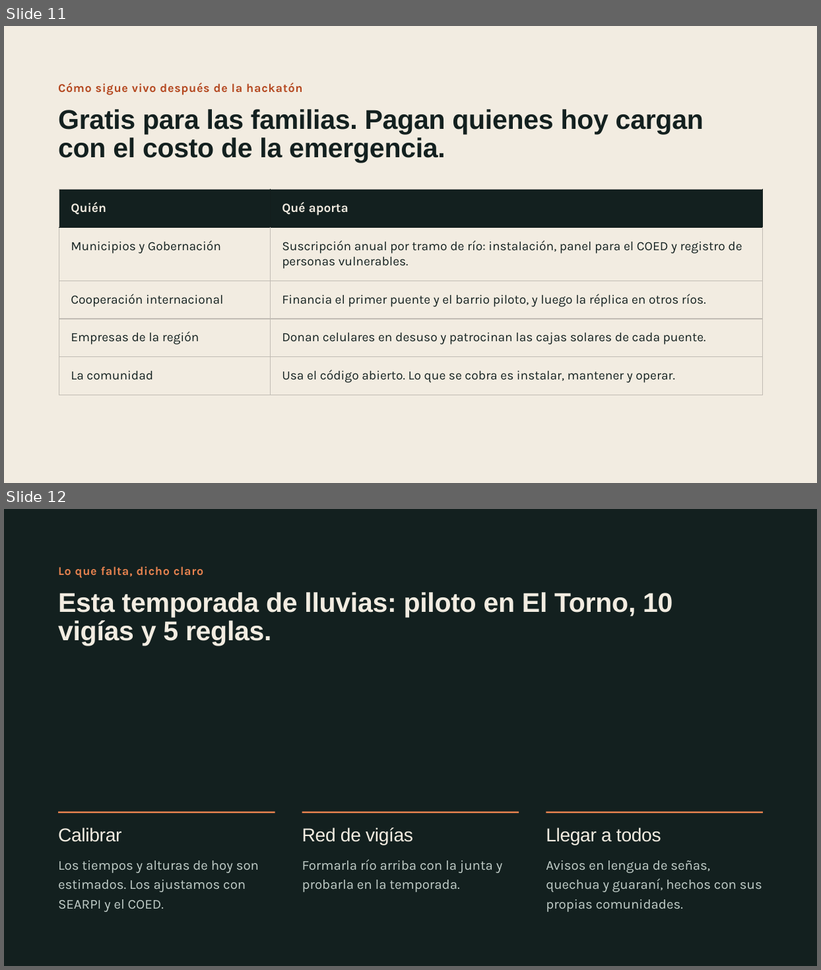
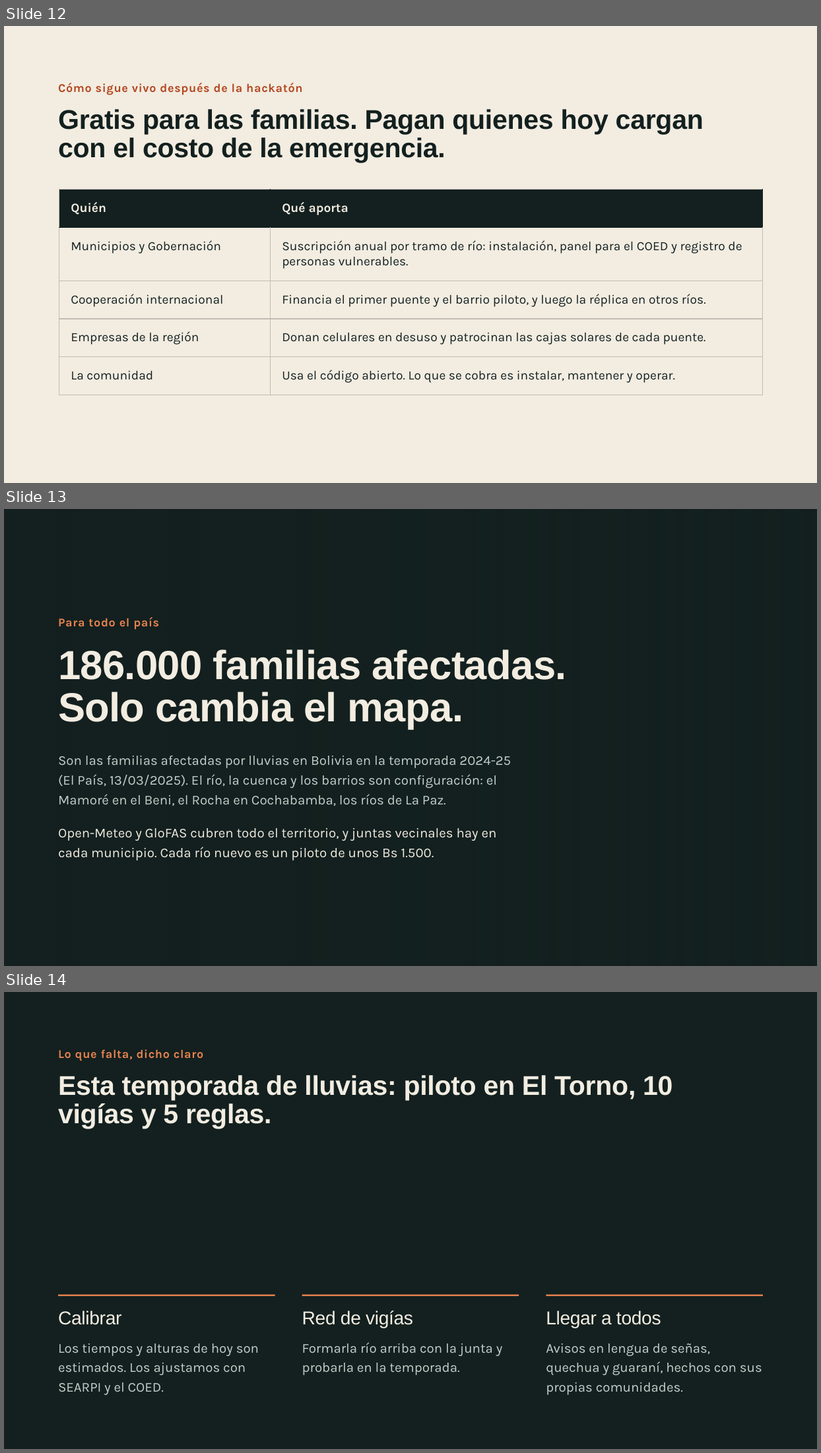
Before and after one commit to NeckHurtttt/birria-tech, a slide deck: El Río Suena · Pitch.pptx. Shown one above the other, each under a label of ours: slides 11 and 12 before the commit, slides 12, 13 and 14 after it. The pictures are 821x970 and 821x1453 pixels, drawn with LibreOffice and Linux fonts; fonts in the diff are those of the drawing; background and template pictures are left out. Boxes give left, top, right and bottom in pixels: in the first picture for what was removed or moved away, otherwise in the second. Text is boxed around its words. In the diff, an @@ line names an element or a change of style, - is before the commit and + after.

```diff
--- a/El Río Suena · Pitch.pptx
+++ b/El Río Suena · Pitch.pptx
@@ slide 13 added at [4, 509, 817, 966], background picture (left out) @@
@@ rectangle added at [4, 509, 817, 966], fill gradient #13201F @@
@@ text added at [58, 617, 159, 630], 14 pt, text #E8834F, bold @@
+Para todo el país
@@ text added at [58, 650, 566, 729], 48 pt, text #F2ECE1, bold @@
+186.000 familias afectadas.
+Solo cambia el mapa.
@@ text added at [58, 756, 511, 806], 16 pt, text #C3CFCA @@
+Son las familias afectadas por lluvias en Bolivia en la temporada 2024-25 (El País, 13/03/2025). El río, la cuenca y los barrios son configuración: el Mamoré en el Beni, el Rocha en Cochabamba, los ríos de La Paz.
@@ text added at [58, 828, 497, 861], 16 pt, text #F2ECE1 @@
+Open-Meteo y GloFAS cubren todo el territorio, y juntas vecinales hay en cada municipio. Cada río nuevo es un piloto de unos Bs 1.500.
@@ what was slide 11 is now slide 12 @@
@@ what was slide 12 is now slide 14 @@
```
Also in this commit, not shown: 1 slide changed, 1 other slide added.
